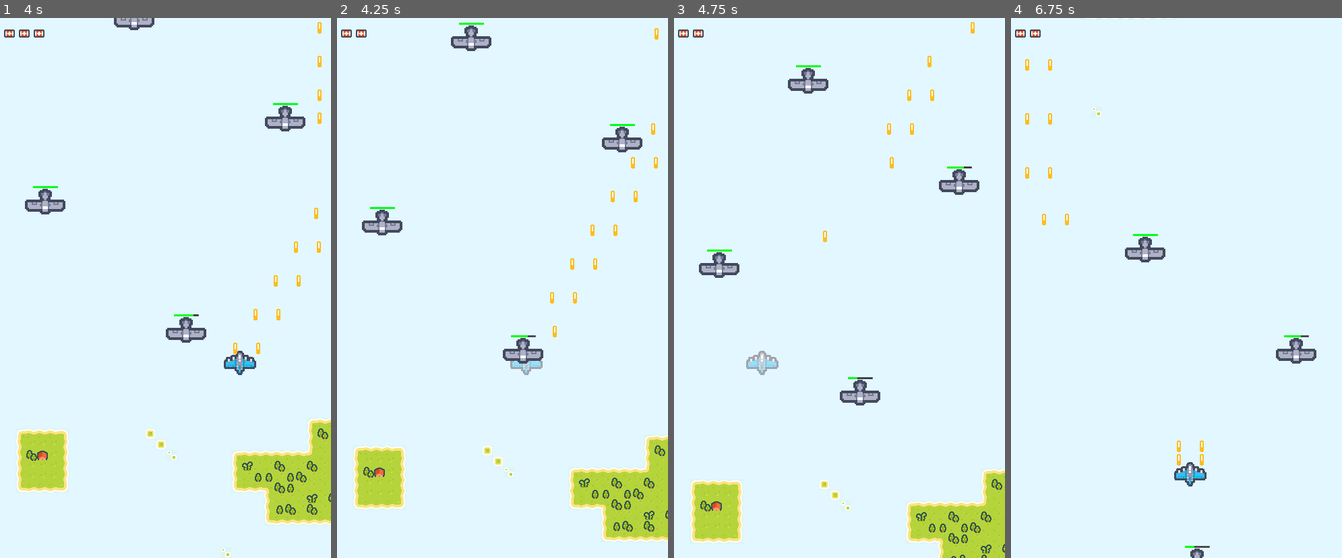
Above: before the commit, frames 1-4 (left to right).
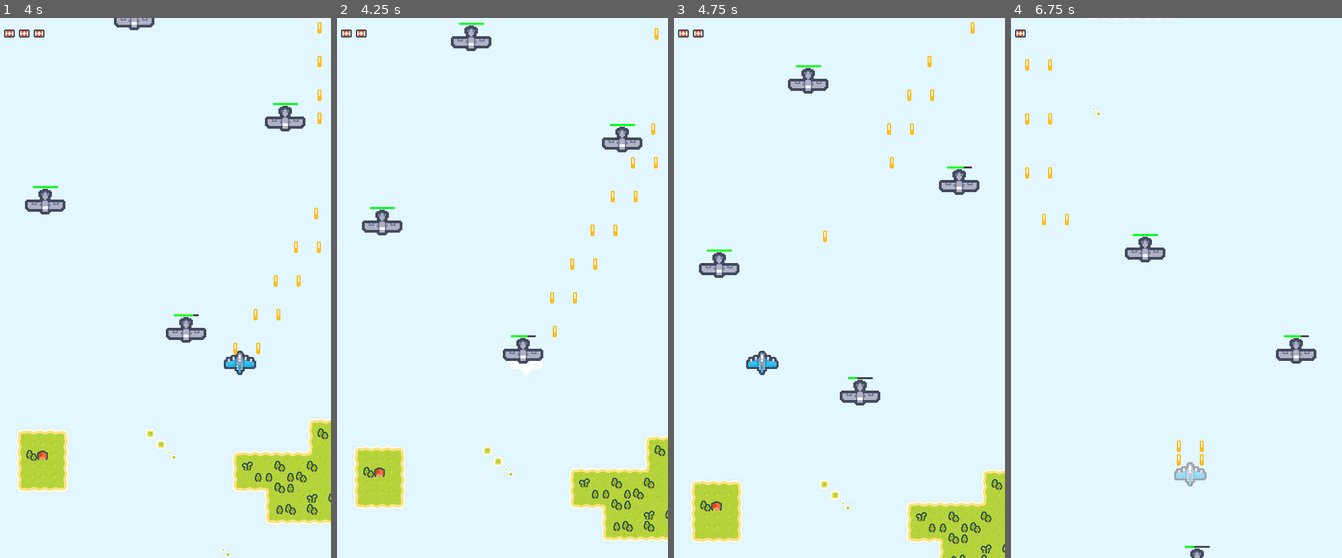
Above: after the commit, the same moments.

Repository: arisshu/BulletHell
Game: Godot game, scene res://Main Scenes/FirstLevel.tscn
Two runs of this game, one before a commit and one after it. Both use one fixed random seed, a clock stepped at 60 frames per second and the inputs below.
Inputs:
- Up to frame 1 (4 s): hold D (moveRight) 0.53-1.28 s; hold Space (shoot) 0.53-1.28 s; hold S (moveDown) 1.28-2.03 s; tap Space (shoot) at 1.35, 2.85 s; hold D (moveRight) 2.03-2.78 s; hold Space (shoot) 2.03-2.78 s; hold W (moveUp) 2.78-3.53 s; hold A (moveLeft) from 3.53 s (still down); hold Space (shoot) from 3.53 s (still down)
- Up to frame 2 (4.25 s): keep holding A (moveLeft); keep holding Space (shoot)
- Up to frame 3 (4.75 s): keep holding A (moveLeft); release Space (shoot) at 4.28 s; tap Space (shoot) at 4.35 s
- Up to frame 4 (6.75 s): release A (moveLeft) at 5.03 s; hold S (moveDown) 5.03-5.78 s; hold Space (shoot) 5.03-5.78 s; hold D (moveRight) 5.78-6.53 s; tap Space (shoot) at 5.85 s; hold W (moveUp) from 6.53 s (still down); hold Space (shoot) from 6.53 s (still down)

Frame 1 is identical in both runs. In frame 2, 0.2% of the frame differs, in the area x 52-63%, y 63-67%; in frame 3, 0.2%; in frame 4, 0.3%, in the area x 5-60%, y 2-87%.

Commit message:
Fixed scuffed player hitbox

Diff:
--- a/character/player/player.tscn
+++ b/character/player/player.tscn
@@ -19,8 +19,8 @@
 shader_param/hit_opacity = 1.0
 
 [sub_resource type="CapsuleShape2D" id=2]
-radius = 7.0
-height = 16.0
+radius = 25.0
+height = 0.0
 
 [sub_resource type="Animation" id=6]
 length = 0.001
